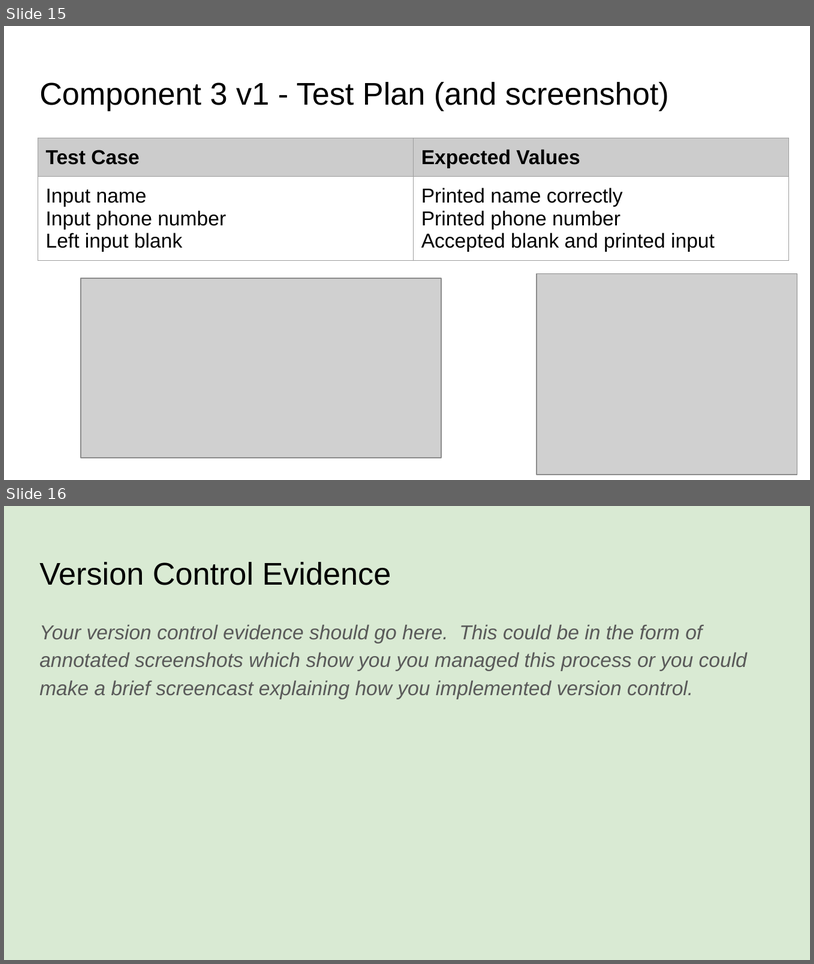
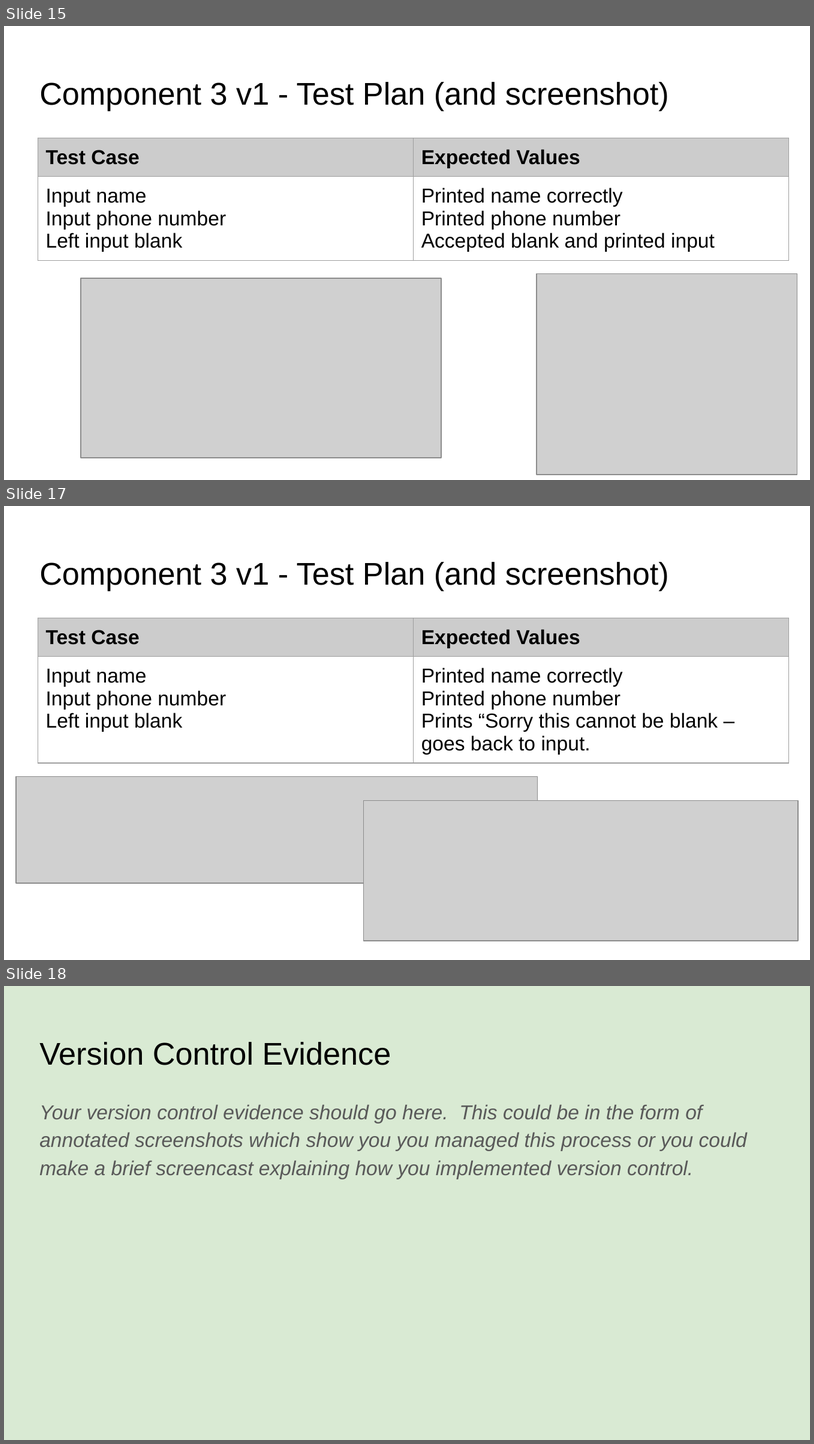
Before and after one commit to xkiio/desktop-tutorial, a slide deck: 022_91893+_+91897+Documentation.pptx. Shown one above the other, each under a label of ours: slides 15 and 16 before the commit, slides 15, 17 and 18 after it; the slides between them are not shown. The pictures are 814x964 and 814x1444 pixels, drawn with LibreOffice and Linux fonts; fonts in the diff are those of the drawing; grey boxes stand for pictures. Boxes give left, top, right and bottom in pixels: in the first picture for what was removed or moved away, otherwise in the second. Text is boxed around its words. In the diff, an @@ line names an element or a change of style, - is before the commit and + after.

Commit message:
Added "Not Blank"
Added validation so that entry cannot be blank.

```diff
--- a/022_91893+_+91897+Documentation.pptx
+++ b/022_91893+_+91897+Documentation.pptx
@@ slide 17 added at [4,506,810,960], background #FFFFFF @@
@@ title added at [39,562,669,591], 28 pt, text #000000 @@
+Component 3 v1 - Test Plan (and screenshot)
@@ table added at [38,618,789,771], 2 rows, 2 columns @@
+Test Case | Expected Values
+Input name / Input phone number / Left input blank | Printed name correctly / Printed phone number / Prints “Sorry this cannot be blank – goes back to input.
@@ picture added at [16,776,538,883] @@
@@ picture added at [363,801,798,940] @@
@@ what was slide 16 is now slide 18 @@
```
Also in this commit, not shown: 1 other slide added, 1 other file.
